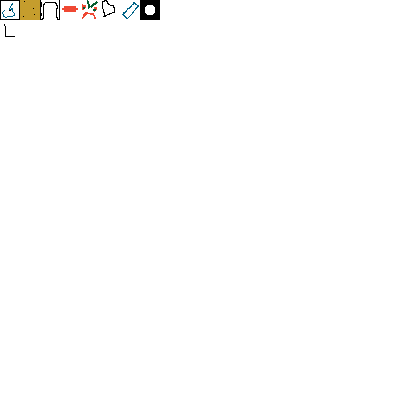
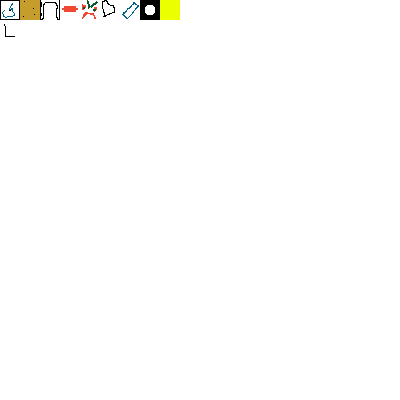
Revision of a layered 400x400 image; what changed, layer by layer:
painted on "Ellipse 1" over left=160, top=0, right=180, bottom=20
